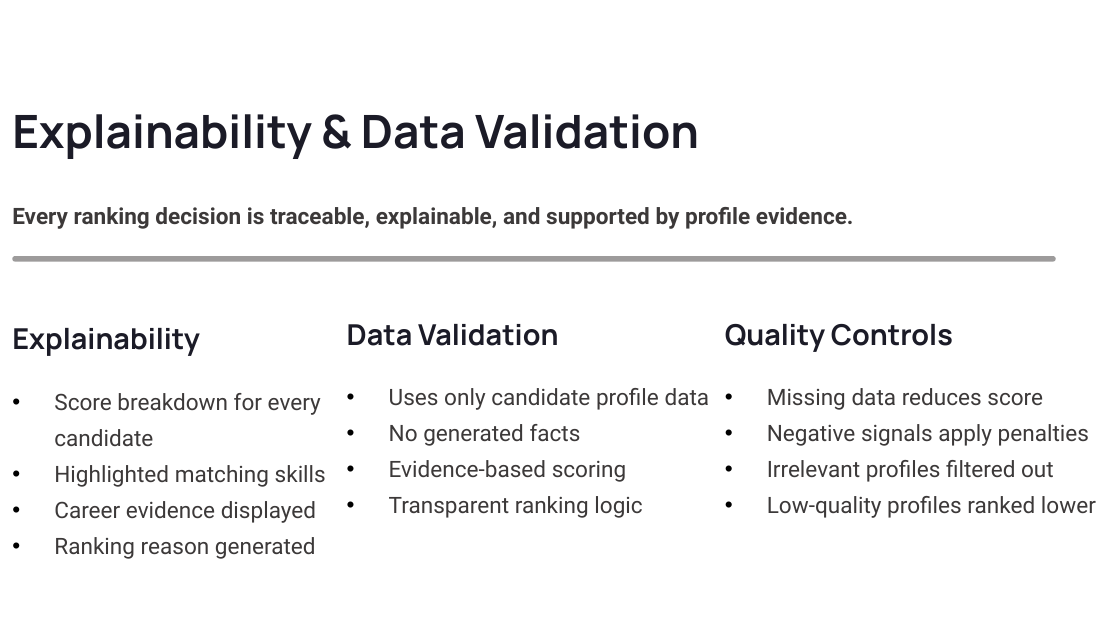
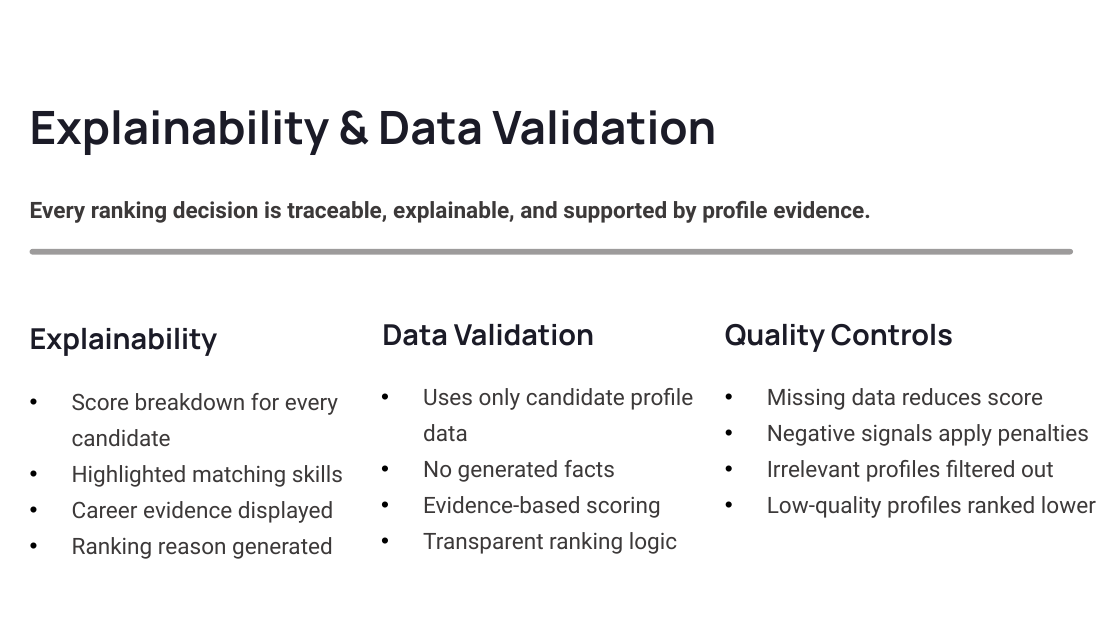
Before and after one commit to Ayush-eng-ai/Data_Analysis_Projects, a slide deck: slide 5 of Hackathon_Projects/Redrob-Hackathon/ppt/Idea Submission Template _ Redrob.pptx. Drawn at 1120x630 pixels with LibreOffice and Linux fonts; fonts in the diff are those of the drawing; background and template pictures are left out. Boxes give left, top, right and bottom in pixels: in the first picture for what was removed or moved away, otherwise in the second. Text is boxed around its words. In the diff, an @@ line names an element or a change of style, - is before the commit and + after.

```diff
--- a/Hackathon_Projects/Redrob-Hackathon/ppt/Idea Submission Template _ Redrob.pptx
+++ b/Hackathon_Projects/Redrob-Hackathon/ppt/Idea Submission Template _ Redrob.pptx
@@ 2 texts, 1 rounded rectangle: place and size @@
-2 texts, 1 rounded rectangle at bbox=[12, 114, 1056, 262]
+2 texts, 1 rounded rectangle at bbox=[29, 110, 1073, 254]
@@ text "Explainability": place and size @@
-text "Explainability" at bbox=[12, 328, 200, 356]
+text "Explainability" at bbox=[30, 328, 218, 356]
@@ text "Data Validation": place and size @@
-text "Data Validation" at bbox=[347, 324, 558, 346]
+text "Data Validation" at bbox=[382, 324, 594, 346]
@@ text "Score breakdown for every candidate": place and size @@
-text "Score breakdown for every candidate" at bbox=[54, 393, 326, 559]
+text "Score breakdown for every candidate" at bbox=[72, 393, 343, 559]
@@ text "Uses only candidate profile data" rewrapped from bbox=[389, 388, 710, 518] to bbox=[423, 388, 693, 554] @@
```
Also in this commit, not shown: 3 other slides changed, 10 other files.
